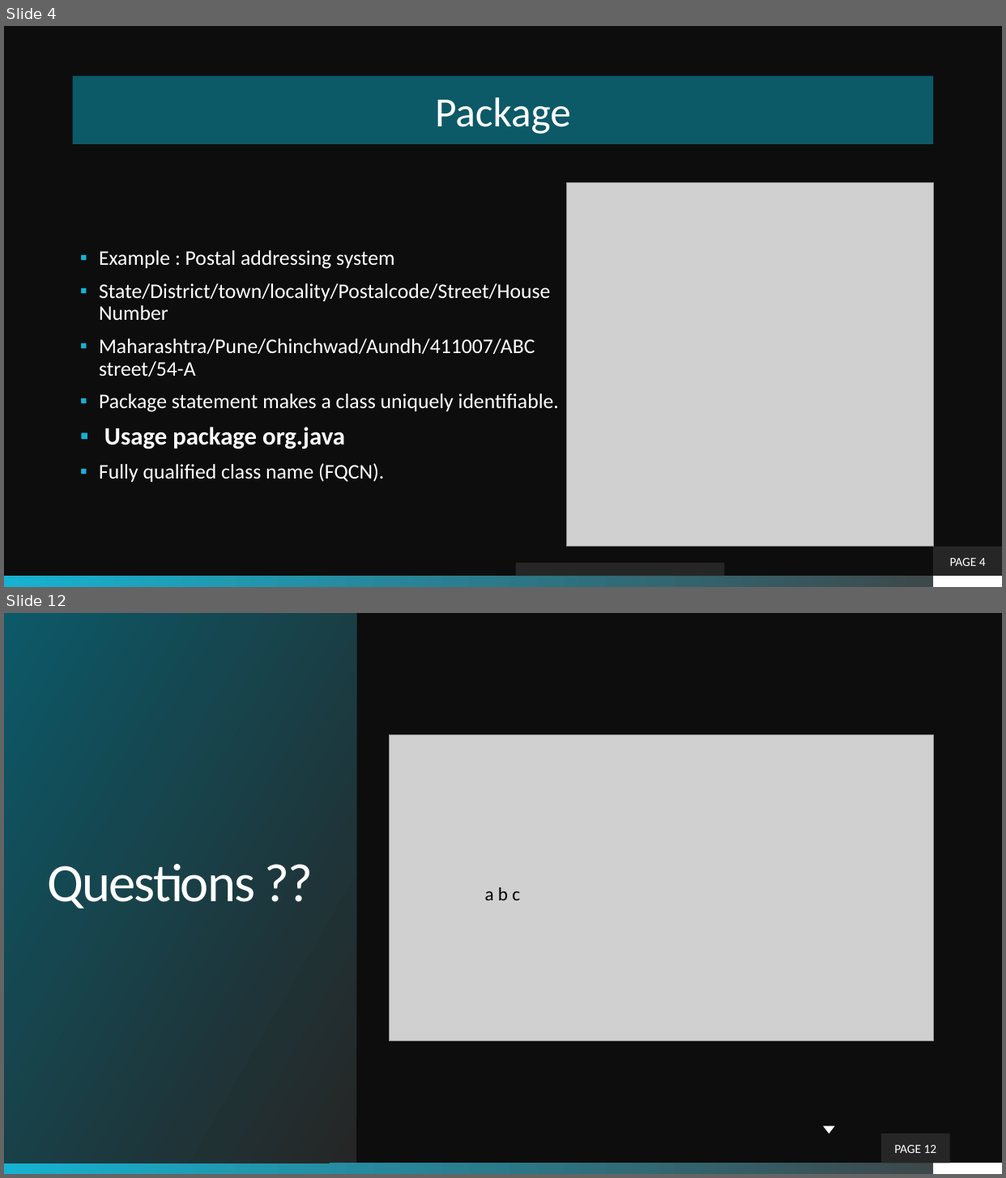
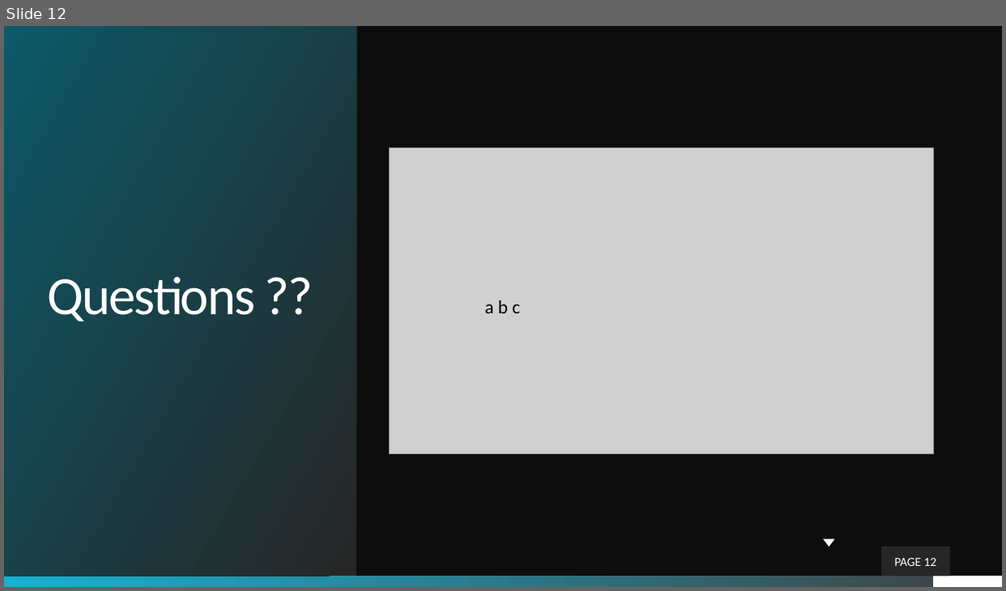
Before and after one commit to theLeonidas/Courses, a slide deck: courseMaterial/Objective-2-Simple Java Program/Basics_Of_A_Java_Program.pptx. Shown one above the other, each under a label of ours: slides 4 and 12 before the commit, slide 12 after it; the slides between them are not shown. The pictures are 1006x1178 and 1006x591 pixels, drawn with LibreOffice and Linux fonts; fonts in the diff are those of the drawing; grey boxes stand for pictures; background and template pictures are left out. Boxes give left, top, right and bottom in pixels: in the first picture for what was removed or moved away, otherwise in the second. Text is boxed around its words. In the diff, an @@ line names an element or a change of style, - is before the commit and + after.

```diff
--- a/courseMaterial/Objective-2-Simple Java Program/Basics_Of_A_Java_Program.pptx
+++ b/courseMaterial/Objective-2-Simple Java Program/Basics_Of_A_Java_Program.pptx
@@ slide 4 removed at (4, 26, 1002, 587), background picture (left out); not listed: 2 template elements that a slide beside it also shows @@
@@ title removed at (73, 76, 934, 144) @@
-Package
@@ picture removed at (567, 183, 934, 547) @@
@@ text removed at (99, 250, 559, 482) @@
-▪ Example : Postal addressing system
-▪ State/District/town/locality/Postalcode/Street/House Number
-▪ Maharashtra/Pune/Chinchwad/Aundh/411007/ABC street/54-A
-▪ Package statement makes a class uniquely identifiable.
-▪ Usage package org.java
-▪ Fully qualified class name (FQCN).
@@ page number removed at (934, 547, 1002, 576) @@
-PAGE 4
@@ rectangle removed at (515, 564, 724, 576) @@
```
Also in this commit, not shown: 5 slides changed, 5 slides added, 4 other slides removed, 24 other files.
